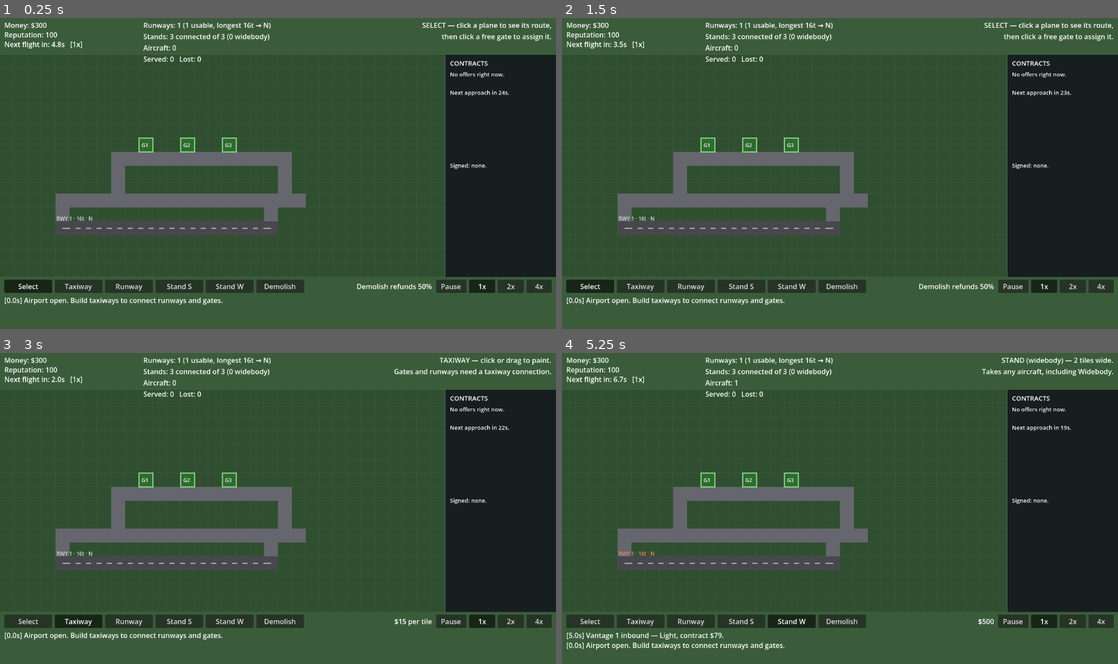
Above: before the commit, frames 1-4 (two rows, left to right).
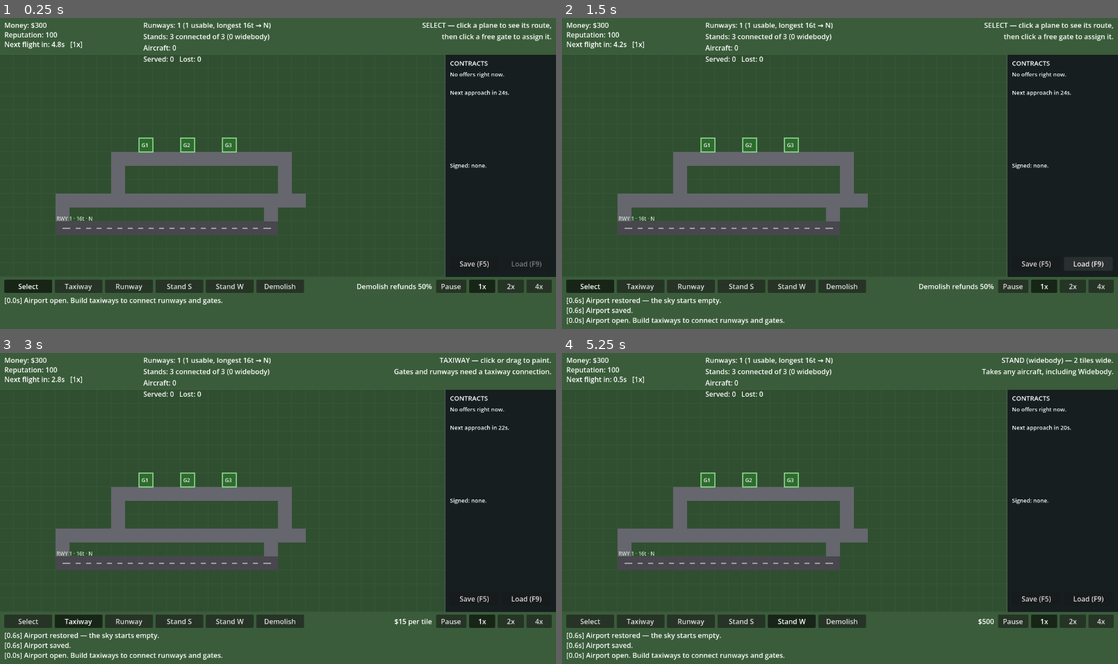
Above: after the commit, the same moments.

Repository: gerp93/airport
Game: Godot game, scene res://Main.tscn
Same seed, same stepped clock (60 frames per second), same inputs: the game is played once before the commit and once after it.
Inputs (mouse positions are in pixels of both pictures, inside the frame that each line leads up to):
- Up to frame 1 (0.25 s): no input
- Up to frame 2 (1.5 s): click (1034, 263) at 0.5 s, where only the run after the commit has a clickable "Save (F5)"; click (1090, 263) at 1.25 s, where only the run after the commit has a clickable "Load (F9)"
- Up to frame 3 (3 s): click "Select" at 2 s; click "Taxiway" at 2.75 s
- Up to frame 4 (5.25 s): click "Runway" at 3.5 s; click "Stand S" at 4.25 s; click "Stand W" at 5 s

The runs differ from the first frame. In frame 1, 0.1% of the frame differs, in the area x 82-98%, y 78-81%; in frame 2, 0.9%; in frame 3, 0.9%; in frame 4, 1.1%, in the area x 0-98%, y 7-99%.

Commit message:
Add save/load persistence
A run could not survive closing the game. F5/F9 (and sidebar buttons) now
save and restore the airport layout, economy, stats, and contracts to
user://airport_save.dat via FileAccess.store_var, which round-trips Vector2i
tile keys natively — JSON would mangle them.

In-flight aircraft are deliberately not serialized. They hold tile claims,
live A* paths, and runway/stand reservations, and restoring a frozen
mid-taxi state is fragile for little benefit; the layout and economy come
back with an empty sky, and claims/occupancy are rebuilt clean on load.

Saving is blocked once the airport has shut down, since reloading that state
would drop straight back into game over. Loading stays available so a bad
run can be rolled back.

Co-Authored-By: Claude Opus 5 <noreply@anthropic.com>

Diff:
--- a/AirportGrid.gd
+++ b/AirportGrid.gd
@@ -381,6 +381,37 @@
 	return preview
 
 
+# --- persistence ---
+# Only layout is serialized. Claims and occupancy belong to live aircraft, which
+# are not restored, so they are rebuilt empty on load.
+
+func to_dict() -> Dictionary:
+	return {
+		"tiles": tiles.duplicate(true),
+		"runways": runways.duplicate(true),
+		"gates": gates.duplicate(true),
+		"runway_seq": _runway_seq,
+		"gate_seq": _gate_seq,
+	}
+
+
+func from_dict(d: Dictionary) -> void:
+	tiles = d["tiles"]
+	runways = d["runways"]
+	gates = d["gates"]
+	_runway_seq = d["runway_seq"]
+	_gate_seq = d["gate_seq"]
+
+	claims.clear()
+	for r in runways:
+		r["occupied"] = false
+	for g in gates:
+		g["occupied"] = false
+	for y in ROWS:
+		for x in COLS:
+			_refresh_cell(Vector2i(x, y))
+
+
 # --- starting layout ---
 
 func seed_starter_airport() -> void:
--- a/Main.gd
+++ b/Main.gd
@@ -50,6 +50,9 @@
 const REP_PER_TURNAROUND := 1
 const REP_MAX := 100
 
+const SAVE_PATH := "user://airport_save.dat"
+const SAVE_VERSION := 1
+
 const MAX_CONTRACTS := 2
 # Signed contracts generate their own traffic, so taking one you can't handle
 # actively floods the airport instead of just sitting in a list.
@@ -118,6 +121,9 @@
 	$UI/GameOverPanel/RestartBtn.pressed.connect(func(): get_tree().reload_current_scene())
 	$UI/ContractPanel/AcceptBtn.pressed.connect(accept_offer)
 	$UI/ContractPanel/DeclineBtn.pressed.connect(decline_offer)
+	$UI/ContractPanel/SaveBtn.pressed.connect(save_game)
+	$UI/ContractPanel/LoadBtn.pressed.connect(load_game)
+	_refresh_save_buttons()
 
 	add_log("Airport open. Build taxiways to connect runways and gates.")
 
@@ -839,6 +845,16 @@
 # --- input ---
 
 func _unhandled_input(event: InputEvent) -> void:
+	# Save/load stay available after a shutdown so a bad run can be rolled back.
+	if event is InputEventKey and event.pressed and not event.echo:
+		match event.keycode:
+			KEY_F5:
+				save_game()
+				return
+			KEY_F9:
+				load_game()
+				return
+
 	if game_over:
 		return
 
@@ -971,6 +987,71 @@
 		if p["state"] == "REMOVE":
 			grid.release_all(p["id"])
 	planes = planes.filter(func(p): return p["state"] != "REMOVE")
+
+
+# --- persistence ---
+
+func save_game() -> void:
+	# Saving a shut-down airport would just reload straight back into game over.
+	if game_over:
+		add_log("Can't save a shut-down airport.")
+		return
+	var f := FileAccess.open(SAVE_PATH, FileAccess.WRITE)
+	if f == null:
+		add_log("Could not write the save file.")
+		return
+	f.store_var({
+		"version": SAVE_VERSION,
+		"money": money, "reputation": reputation, "time_elapsed": time_elapsed,
+		"served": served, "diverted": diverted, "earned": earned,
+		"next_spawn_at": next_spawn_at, "plane_id_seq": plane_id_seq,
+		"contracts": contracts.duplicate(true),
+		"offer": null if offer == null else offer.duplicate(true),
+		"next_offer_at": next_offer_at,
+		"grid": grid.to_dict(),
+	})
+	f.close()
+	add_log("Airport saved.")
+	_refresh_save_buttons()
+
+
+func load_game() -> void:
+	if not FileAccess.file_exists(SAVE_PATH):
+		return
+	var f := FileAccess.open(SAVE_PATH, FileAccess.READ)
+	if f == null:
+		add_log("Could not read the save file.")
+		return
+	var d = f.get_var()
+	f.close()
+	if typeof(d) != TYPE_DICTIONARY or d.get("version") != SAVE_VERSION:
+		add_log("That save was made by a different version — ignoring it.")
+		return
+
+	# Airborne aircraft are not saved, so clear the sky before restoring.
+	planes.clear()
+	selected_plane_id = -1
+	grid.from_dict(d["grid"])
+
+	money = d["money"]
+	reputation = d["reputation"]
+	time_elapsed = d["time_elapsed"]
+	served = d["served"]
+	diverted = d["diverted"]
+	earned = d["earned"]
+	next_spawn_at = d["next_spawn_at"]
+	plane_id_seq = d["plane_id_seq"]
+	contracts = d["contracts"]
+	offer = d["offer"]
+	next_offer_at = d["next_offer_at"]
+
+	game_over = false
+	$UI/GameOverPanel.visible = false
+	add_log("Airport restored — the sky starts empty.")
+
+
+func _refresh_save_buttons() -> void:
+	$UI/ContractPanel/LoadBtn.disabled = not FileAccess.file_exists(SAVE_PATH)
 
 
 func _class_requirements() -> String:
--- a/Main.tscn
+++ b/Main.tscn
@@ -234,11 +234,27 @@
 offset_left = 12.0
 offset_top = 246.0
 offset_right = 244.0
-offset_bottom = 500.0
+offset_bottom = 452.0
 theme_override_font_sizes/font_size = 13
 autowrap_mode = 2
 vertical_alignment = 0
 text = ""
+
+[node name="SaveBtn" type="Button" parent="UI/ContractPanel"]
+offset_left = 12.0
+offset_top = 466.0
+offset_right = 124.0
+offset_bottom = 498.0
+focus_mode = 0
+text = "Save (F5)"
+
+[node name="LoadBtn" type="Button" parent="UI/ContractPanel"]
+offset_left = 132.0
+offset_top = 466.0
+offset_right = 244.0
+offset_bottom = 498.0
+focus_mode = 0
+text = "Load (F9)"
 
 [node name="GameOverPanel" type="Panel" parent="UI"]
 visible = false
